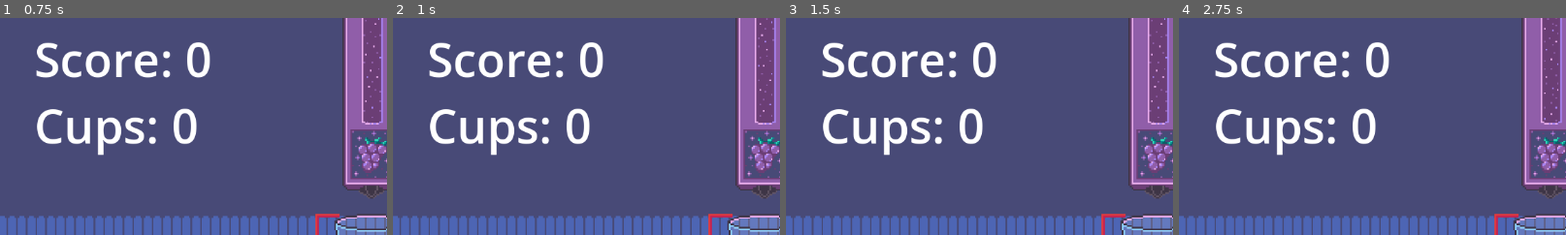
Above: before the commit, frames 1-4 (left to right).
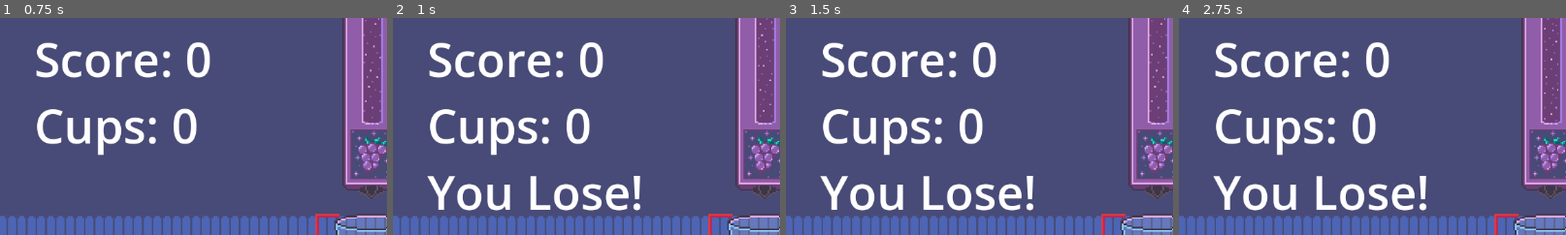
Above: after the commit, the same moments.

Repository: chaseman2505/CasualGameDev
Game: Godot game, scene res://game.tscn
Same seed, same stepped clock (60 frames per second), same inputs: the game is played once before the commit and once after it.
Inputs (mouse positions are % of the whole screen's width and height, from its top left):
- Up to frame 1 (0.75 s): move the mouse to (72, 45) at 0.52 s; click (72, 45) at 0.67 s
- Up to frame 2 (1 s): no input
- Up to frame 3 (1.5 s): move the mouse to (30, 55) at 1.27 s; click (30, 55) at 1.42 s
- Up to frame 4 (2.75 s): move the mouse to (60, 28) at 2.02 s; click (60, 28) at 2.17 s
The pictures show only the part of the screen within x 0-50%, y 0-50%; the shares and areas given below are measured in that part.

Frame 1 is identical in both runs. In frame 2, 3.2% of the frame differs, in the area x 8-64%, y 72-89%; in frame 3, 3.2%; in frame 4, 3.2%.

Commit message:
Added triggers for sounds

Diff:
--- a/SodaSplash/soda-splash/GameManager.gd
+++ b/SodaSplash/soda-splash/GameManager.gd
@@ -4,6 +4,11 @@
 @onready var scoreLabel = get_node("ScoreLabel")
 @onready var fillIndicatorTop = get_node("Cup/FillIndicatorTop")
 @onready var fillIndicatorBottom = get_node("Cup/FillIndicatorTop/FillIndicatorBottom")
+@onready var loseSound = get_node("Sounds/LoseSound")
+@onready var resetSound = get_node("Sounds/ResetSound")
+@onready var overflowSound = get_node("Sounds/OverflowSound")
+@onready var goodPourSound = get_node("Sounds/GoodPourSound")
+@onready var pourSound = get_node("Sounds/PourSound")
 var finishedPouring = false
 var overflowing = false
 var minLevelStart = 20
@@ -18,11 +23,12 @@
 
 # Called every frame. 'delta' is the elapsed time since the previous frame.
 func _process(delta: float) -> void:
-	if Input.is_mouse_button_pressed(MOUSE_BUTTON_LEFT) and overflowing == false and finishedPouring == false:
+	if Input.is_mouse_button_pressed(MOUSE_BUTTON_LEFT) and finishedPouring == false and cup.value <= 100:
 		cup.value += 50 * delta
-		scoreLabel.text = "Score: " + str(int(score)) + "\nCups: " + str(cups)
+		pourSound.play()
 		if cup.value > 100:
 			Lose()
+			overflowSound.play()
 
 func _input(event):
 	if event is InputEventMouseButton:
@@ -35,22 +41,25 @@
 					MeasureFill()
 
 func Lose():
-	print("You Lose!")
+	loseSound.play()
+	scoreLabel.text = "Score: " + str(int(score)) + "\nCups: " + str(cups) + "\nYou Lose!"
 	score = 0
 	cups = 0
 	minLevel = minLevelStart
-	overflowing = true
 
 func Reset():
+	resetSound.play()
+	scoreLabel.text = "Score: " + str(int(score)) + "\nCups: " + str(cups)
 	cup.value = 0
 	fillIndicatorTop.value = 100 - minLevel
 	fillIndicatorBottom.position.y = cup.size.y - (minLevel * 0.01 * cup.size.y) - 219
 	finishedPouring = false
-	overflowing = false
 
 func MeasureFill():
 	finishedPouring = true
+	#if you poured enough to go to the next lexel
 	if cup.value <= 100 and cup.value >= minLevel:
+		goodPourSound.play()
 		cups += 1
 		score += cup.value
 		scoreLabel.text = "Score: " + str(int(score)) + "\nCups: " + str(cups)
@@ -58,5 +67,6 @@
 			minLevel += 10
 		elif minLevel < 99:
 			minLevel += 1
-	elif overflowing == false:
+	#if you poured too little
+	elif cup.value <= 100:
 			Lose()
--- a/SodaSplash/soda-splash/game.tscn
+++ b/SodaSplash/soda-splash/game.tscn
@@ -61,3 +61,15 @@
 [node name="SodaFountain" type="Sprite2D" parent="Cup" unique_id=574386822]
 position = Vector2(138, -405)
 texture = ExtResource("8_j5wjh")
+
+[node name="Sounds" type="Node2D" parent="." unique_id=1338748873]
+
+[node name="LoseSound" type="AudioStreamPlayer" parent="Sounds" unique_id=1813190963]
+
+[node name="ResetSound" type="AudioStreamPlayer" parent="Sounds" unique_id=1526728869]
+
+[node name="OverflowSound" type="AudioStreamPlayer" parent="Sounds" unique_id=726323803]
+
+[node name="GoodPourSound" type="AudioStreamPlayer" parent="Sounds" unique_id=1093509453]
+
+[node name="PourSound" type="AudioStreamPlayer" parent="Sounds" unique_id=790345443]
Not shown, added: SodaSplash/soda-splash/Sounds/davejf-beautiful-loop-253269.mp3.import
Not shown, added: SodaSplash/soda-splash/Sounds/davejf-beautiful-loop-253269.mp3
